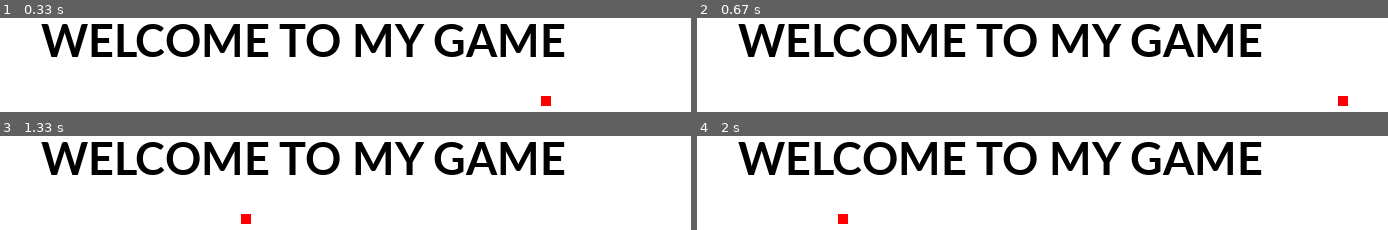
Above: before the commit, frames 1-4 (two rows, left to right).
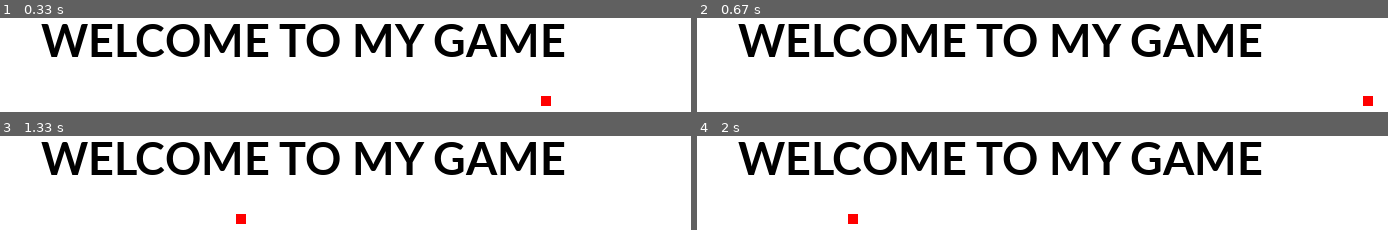
Above: after the commit, the same moments.

Repository: Nat1405/pythonic-pygames
Game: pygame game, started from firstgame.py
The game is run twice, just before and just after one commit, with the same random seed, the same clock (stepped at 60 frames per second) and the same inputs.
Inputs:
- Up to frame 1 (0.33 s): no input
- Up to frame 2 (0.67 s): tap Enter at 0.33 s
- Up to frame 3 (1.33 s): tap Space at 0.67, 1.07 s
- Up to frame 4 (2 s): tap Space at 1.37, 1.57, 1.9 s

Frame 1 is identical in both runs. In frame 2, 0.3% of the frame differs, in the area x 92-98%, y 82-94%; in frame 3, 0.2%; in frame 4, 0.3%.

Commit message:
Added speed control
Key up and key down event now influence pos_increment variable.

Diff:
--- a/firstgame.py
+++ b/firstgame.py
@@ -48,9 +48,11 @@
 			print("User asked to quit")
 			done = True # Flag as done so we exit this loop
 		elif event.type == pygame.KEYDOWN:
-			print("User pressed a key.")
+			pos_increment -= 5
+			print("Speed decreased by five units")
 		elif event.type == pygame.KEYUP:
-			print("User let go of a key")
+			pos_increment += 5
+			print("Speed increased by five units")
 		elif event.type == pygame.MOUSEBUTTONDOWN:
 			print("User pressed a mouse button")
 
